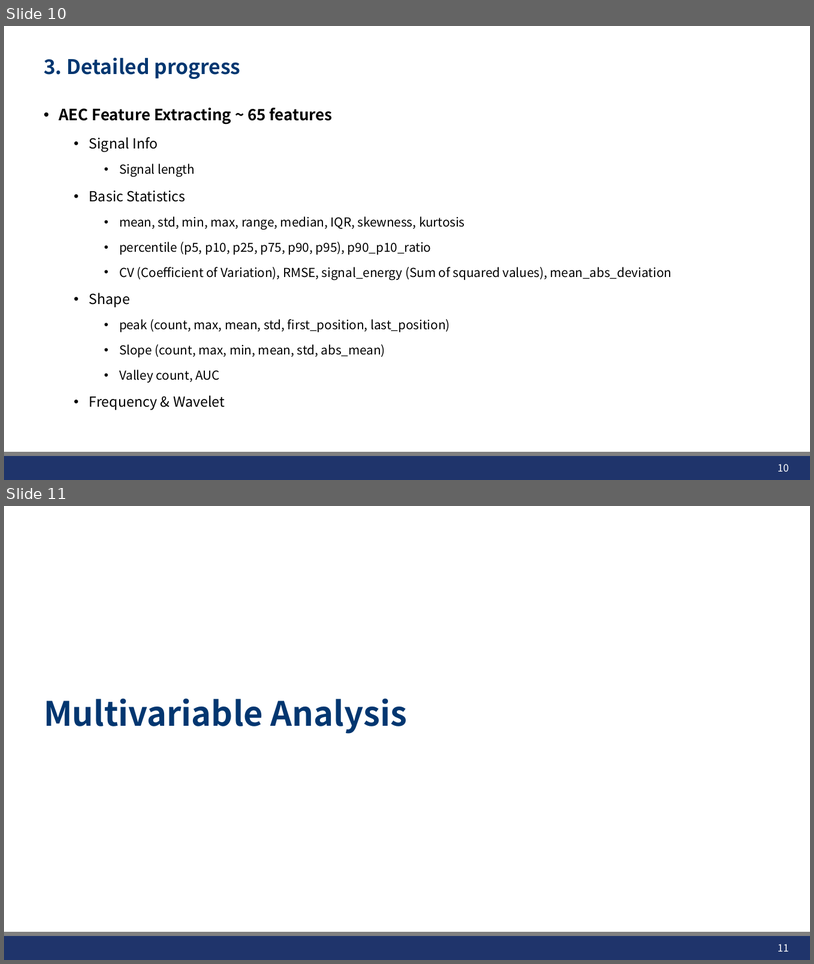
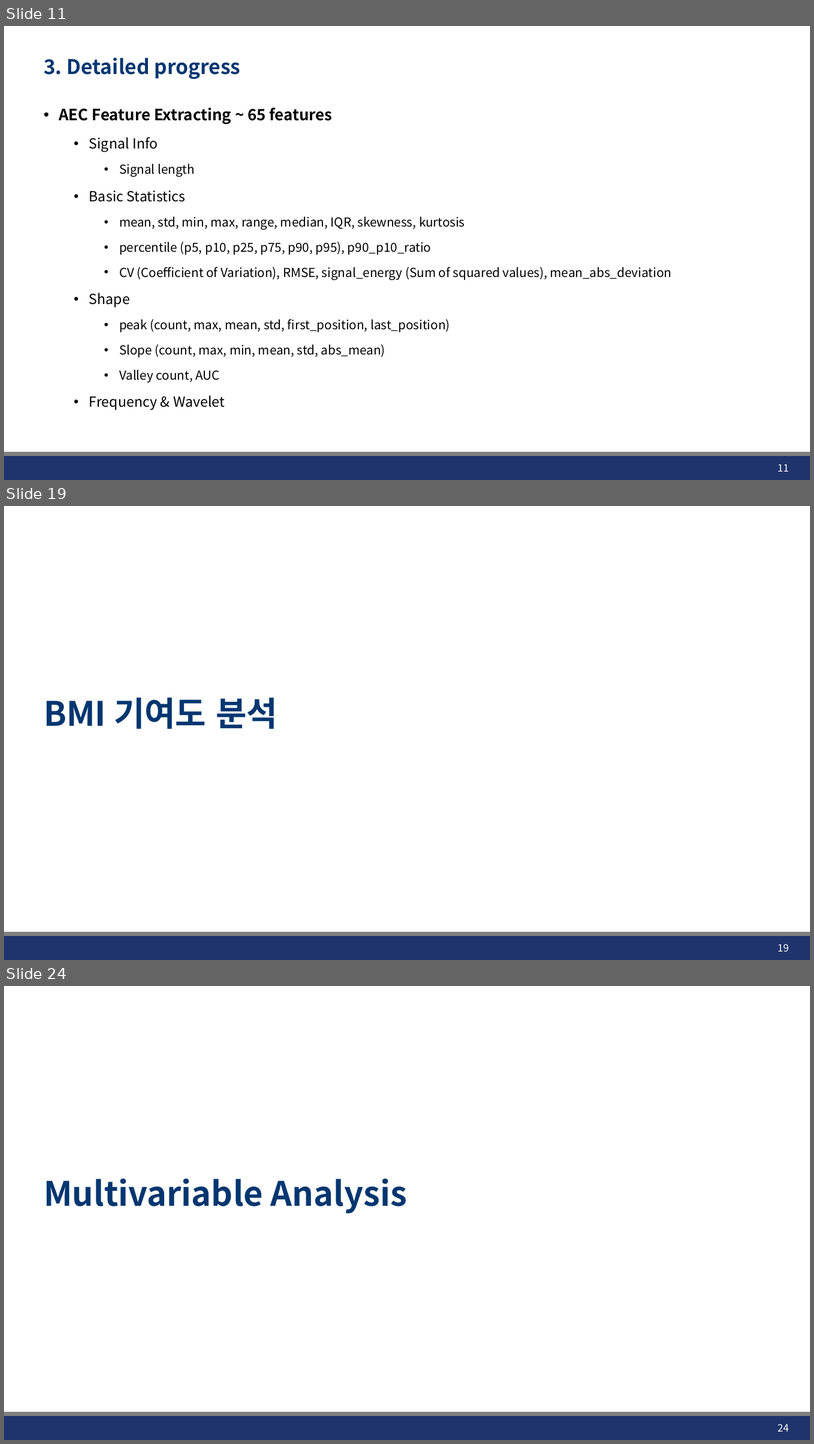
Before and after one commit to JHWannabe/2026-1_Study, a slide deck: 연구자료/260508_AEC_SMI_Analysis.pptx. Shown one above the other, each under a label of ours: slides 10 and 11 before the commit, slides 11, 19 and 24 after it; the slides between them are not shown. The pictures are 814x964 and 814x1444 pixels, drawn with LibreOffice and Linux fonts; fonts in the diff are those of the drawing; background and template pictures are left out. Boxes give left, top, right and bottom in pixels: in the first picture for what was removed or moved away, otherwise in the second. Text is boxed around its words. In the diff, an @@ line names an element or a change of style, - is before the commit and + after.

```diff
--- a/연구자료/260508_AEC_SMI_Analysis.pptx
+++ b/연구자료/260508_AEC_SMI_Analysis.pptx
@@ slide 19 added at [4,506,810,960], background #FFFFFF; not listed: 2 template elements that a slide beside it also shows @@
@@ title added at [44,697,278,729], 40 pt, text #023670, bold @@
+BMI 기여도 분석
@@ page number added at [778,943,789,951], 12 pt, text #FFFFFF @@
+19
@@ what was slide 10 is now slide 11 @@
@@ page number at [778,463,789,471]: text changed @@
-10
+11
@@ what was slide 11 is now slide 24 @@
@@ page number at [778,1423,789,1431]: text changed @@
-11
+24
```
Also in this commit, not shown: 1 slide changed, 21 other slides added, 12 other files.
